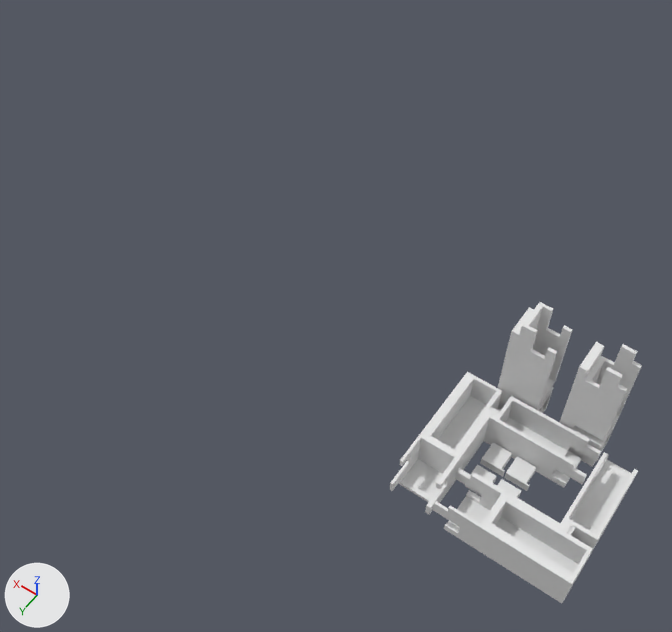
Before and after pictures for a commit that changed the Blender file assets/models/model.blend.
The view is the same before and after, from a camera (50 mm lens) standing at (-0.122, 0.519, 0.91) and looking at (0.286, -0.052, 0.013). Arrows for +X, +Y and +Z are at lower left; the lights stay in place.

In view in the first picture: 'MotorCap', 'MotorCap.001', 'MotorCap.002', 'MotorCap.003', 'Platform1_cut.001', 'Platform1_cut.002', 'Platform1_cut.003', 'Platform1_cut.004'.
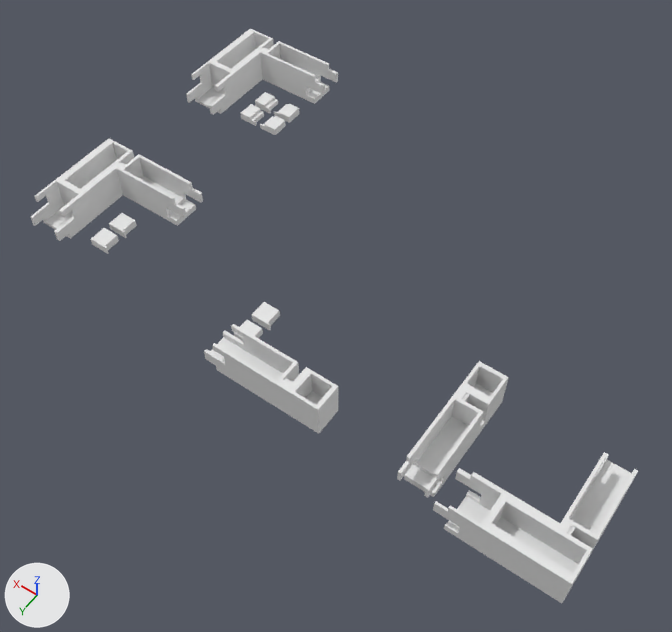
Scene script edits in JSON lines:
```json
{"op": "add", "block": "me_cube_006", "code": ["me_cube_006 = bpy.data.meshes.new('Cube.006')", "me_cube_006.from_pydata(...)  # 38 vertices, 36 faces; spans x -0.016..0.012, y -0.0055..0.0055, z 0.0..0.025"]}
{"op": "set", "path": "ob_platform1_cut_003.location", "old": "(0.056, -0.003, 0.019)", "new": "(0.656, -0.053, 0.019)"}
{"op": "set", "path": "ob_platform1_cut_004.location", "old": "(0.049, -0.072, 0.069)", "new": "(0.279, 0.069, 0.018)"}
{"op": "set", "path": "ob_platform1_cut_004.rotation_euler", "old": "(1.571, 0.0, -1.571)", "new": "(0.0, 0.0, -1.571)", "note": "degrees (90, 0, -90) -> degrees (0, 0, -90)"}
{"op": "set", "path": "ob_platform1_cut_001.rotation_euler", "old": "(1.571, 0.0, -1.571)", "new": "(0.0, 0.0, 0.0)", "note": "degrees (90, 0, -90) -> degrees (0, 0, 0)"}
{"op": "set", "path": "ob_platform1_cut_001.location", "old": "(-0.029, -0.073, 0.066)", "new": "(0.081, -0.004, 0.018)"}
{"op": "set", "path": "ob_motorcap.location", "old": "(0.03, -0.01, 0.005)", "new": "(0.61, -0.03, 0.005)"}
{"op": "set", "path": "ob_motorcap_001.location", "old": "(0.0, -0.01, 0.005)", "new": "(0.36, -0.02, 0.005)"}
{"op": "set", "path": "ob_motorcap_002.location", "old": "(0.0, 0.024, 0.005)", "new": "(0.36, 0.014, 0.005)"}
{"op": "set", "path": "ob_motorcap_003.location", "old": "(0.03, 0.024, 0.005)", "new": "(0.61, 0.004, 0.005)"}
{"op": "add", "block": "ob_motorcap_007", "code": ["ob_motorcap_007 = bpy.data.objects.new('MotorCap.007', me_cube_006)", "ob_motorcap_007.location = (0.57, -0.306, 0.005)", "ob_motorcap_007.rotation_euler = (-1.571, 0.0, 0.0)  # degrees (-90, 0, 0)", "ob_motorcap_007.scale = (-1.0, 1.0, 1.0)"]}
{"op": "add", "block": "ob_motorcap_006", "code": ["ob_motorcap_006 = bpy.data.objects.new('MotorCap.006', me_cube_006)", "ob_motorcap_006.location = (0.57, -0.34, 0.005)", "ob_motorcap_006.rotation_euler = (-1.571, 0.0, 0.0)  # degrees (-90, 0, 0)", "ob_motorcap_006.scale = (-1.0, 1.0, 1.0)"]}
{"op": "add", "block": "ob_motorcap_005", "code": ["ob_motorcap_005 = bpy.data.objects.new('MotorCap.005', me_cube_006)", "ob_motorcap_005.location = (0.61, -0.306, 0.005)", "ob_motorcap_005.rotation_euler = (-1.571, 0.0, 0.0)  # degrees (-90, 0, 0)"]}
{"op": "add", "block": "ob_motorcap_004", "code": ["ob_motorcap_004 = bpy.data.objects.new('MotorCap.004', me_cube_006)", "ob_motorcap_004.location = (0.61, -0.34, 0.005)", "ob_motorcap_004.rotation_euler = (-1.571, 0.0, 0.0)  # degrees (-90, 0, 0)"]}
{"op": "add", "block": "ob_platform1_cut_005", "code": ["ob_platform1_cut_005 = bpy.data.objects.new('Platform1_cut.005', me_cube_021.copy())  # the mesh of ob_platform1_cut_003", "ob_platform1_cut_005.location = (0.656, -0.363, 0.019)", "ob_platform1_cut_005.rotation_euler = (0.0, 0.0, -1.571)  # degrees (0, 0, -90)"]}
```

Where the change shows, as pixel boxes [x1, y1, x2, y2] in the pictures (672 x 632 px):
```json
{"object": "Platform1_cut.003", "change": "moved", "before": [390, 372, 601, 515], "after": [30, 138, 203, 241]}
{"object": "Platform1_cut.004", "change": "moved, turned", "before": [498, 302, 573, 413], "after": [204, 324, 338, 434]}
{"object": "Platform1_cut.001", "change": "moved, turned", "before": [559, 342, 642, 467], "after": [397, 361, 509, 498]}
{"object": "Platform1_cut.005", "change": "added", "after": [186, 29, 338, 115]}
{"object": "MotorCap.001", "change": "moved", "before": [504, 457, 536, 491], "after": [252, 302, 280, 330]}
{"object": "MotorCap", "change": "moved", "before": [480, 443, 512, 477], "after": [109, 213, 137, 238]}
{"object": "MotorCap.003", "change": "moved", "before": [465, 465, 497, 496], "after": [91, 228, 119, 254]}
{"object": "MotorCap.002", "change": "moved", "before": [497, 479, 521, 498], "after": [234, 320, 263, 341]}
{"object": "MotorCap.005", "change": "added", "after": [241, 104, 264, 126]}
{"object": "MotorCap.007", "change": "added", "after": [260, 116, 286, 135]}
{"object": "MotorCap.004", "change": "added", "after": [255, 92, 278, 113]}
{"object": "MotorCap.006", "change": "added", "after": [274, 104, 299, 123]}
```
